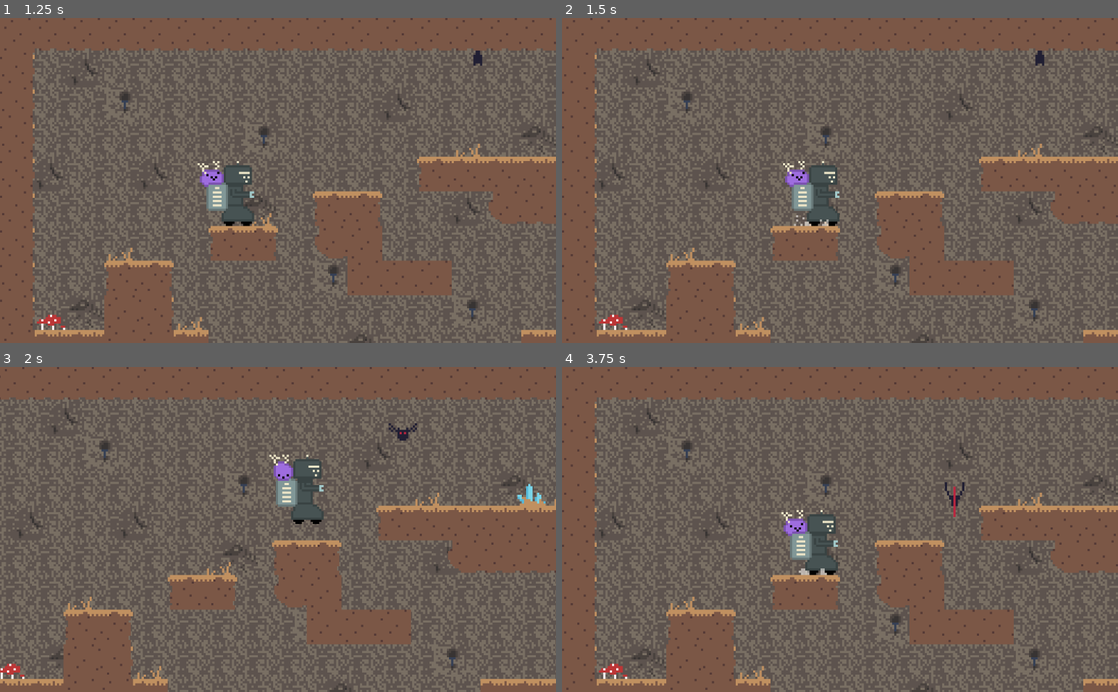
Above: before the commit, frames 1-4 (two rows, left to right).
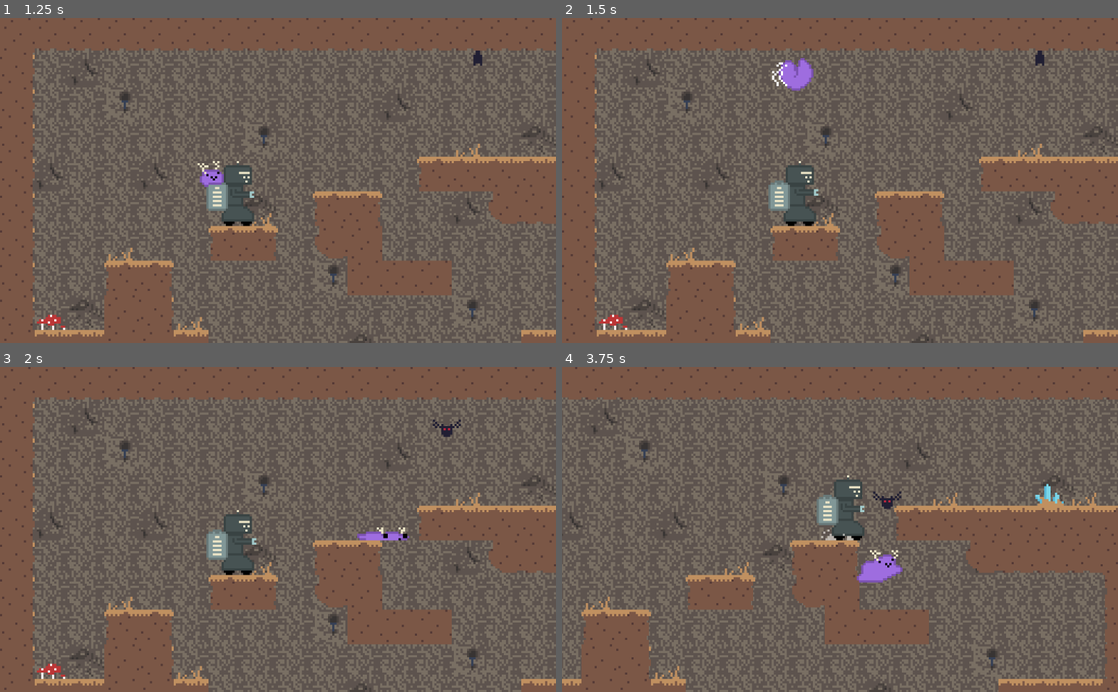
Above: after the commit, the same moments.

Repository: CreatureGames/the-creature
Game: Godot game, scene res://nodes/App.tscn
Two runs of this game, one before a commit and one after it. Both use one fixed random seed, a clock stepped at 60 frames per second and the inputs below.
Inputs:
- Up to frame 1 (1.25 s): click "Play" at 0.5 s
- Up to frame 2 (1.5 s): tap Enter at 1.25 s; hold D (move_right) from 1.28 s (still down); hold F (swap) from 1.28 s (still down)
- Up to frame 3 (2 s): keep holding D (move_right); keep holding F (swap); tap Space (jump) at 1.52, 1.82 s
- Up to frame 4 (3.75 s): release F (swap) at 2.03 s; tap F (swap) at 2.1, 3.6 s; tap Space (jump) at 2.27, 2.57 s; release D (move_right) at 2.78 s; hold A (move_left) 2.78-3.53 s; hold F (swap) 2.78-3.53 s; hold D (move_right) from 3.53 s (still down)

Frame 1 is identical in both runs. In frame 2, 2.0% of the frame differs, in the area x 37-50%, y 12-65%; in frame 3, 40%; in frame 4, 45%, in the area x 0-100%, y 0-100%.
Error before the commit: Invalid set index 'visible' (on base: 'null instance') with value of type 'bool'. (res://scripts/player/PlayerRobot.gd:16)

Commit message:
Updated level 0 for character swapping

Diff:
--- a/nodes/levels/Level0.tscn
+++ b/nodes/levels/Level0.tscn
@@ -1,7 +1,8 @@
-[gd_scene load_steps=5 format=2]
+[gd_scene load_steps=6 format=2]
 
 [ext_resource path="res://tilemaps/Temporary.tres" type="TileSet" id=1]
 [ext_resource path="res://nodes/enemies/Bat.tscn" type="PackedScene" id=2]
+[ext_resource path="res://nodes/player/PlayerCreature.tscn" type="PackedScene" id=3]
 [ext_resource path="res://nodes/player/PlayerRobot.tscn" type="PackedScene" id=4]
 
 [sub_resource type="NavigationPolygon" id=1]
@@ -35,6 +36,7 @@
 max_speed = 80.0
 acceleration = 700.0
 air_friction = 200.0
+creature = NodePath("../PlayerCreature")
 
 [node name="Camera2D" type="Camera2D" parent="Player"]
 current = true
@@ -51,6 +53,9 @@
 drag_margin_bottom = 0.3
 editor_draw_drag_margin = true
 
+[node name="PlayerCreature" parent="." instance=ExtResource( 3 )]
+robot = NodePath("../Player")
+
 [node name="Bat" parent="." instance=ExtResource( 2 )]
 position = Vector2( 220, 23 )
 nav2D = NodePath("../Navigation2D")
